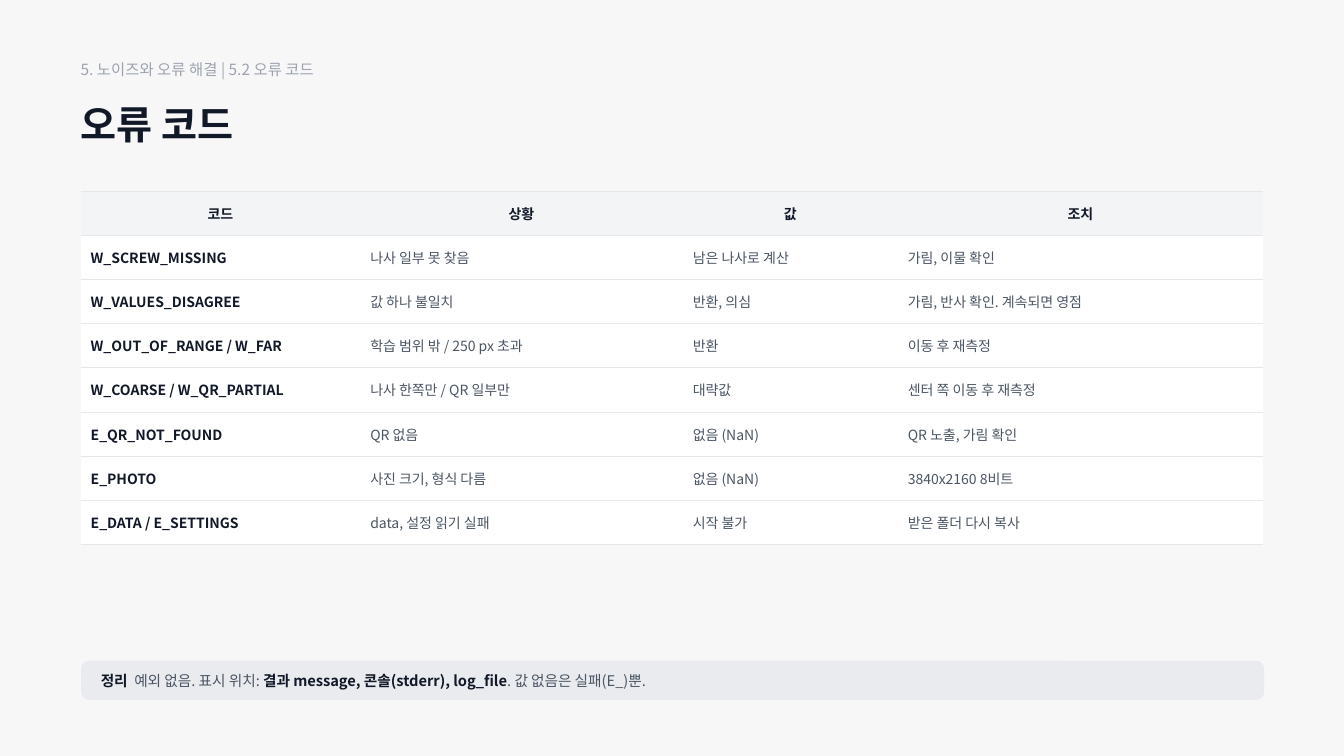
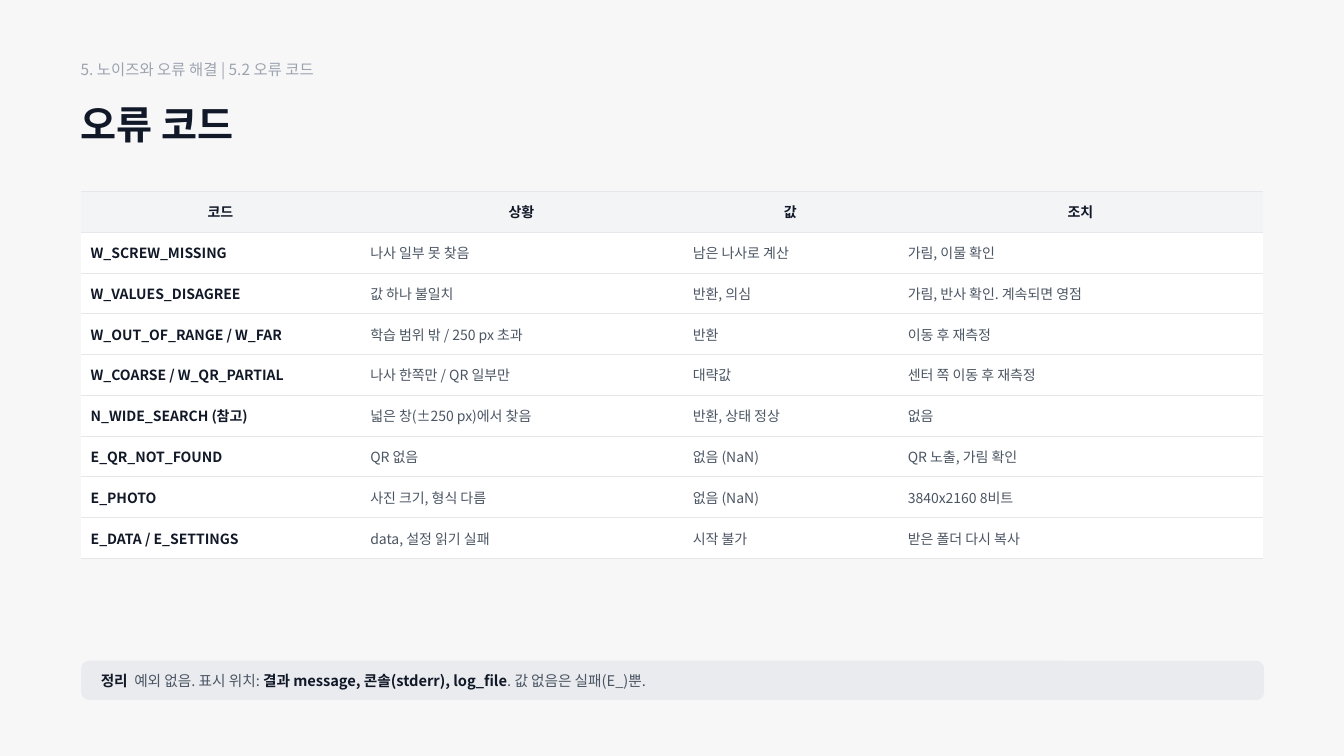
Before and after one commit to JEONEMB/SEMES, a slide deck: slide 21 of docs/SEMES_정렬측정_발표_v2.pptx. Drawn at 1344x756 pixels with LibreOffice and Linux fonts; fonts in the diff are those of the drawing. Boxes give left, top, right and bottom in pixels: in the first picture for what was removed or moved away, otherwise in the second. Text is boxed around its words. In the diff, an @@ line names an element or a change of style, - is before the commit and + after.

```diff
--- a/docs/SEMES_정렬측정_발표_v2.pptx
+++ b/docs/SEMES_정렬측정_발표_v2.pptx
@@ table at box(81, 192, 1263, 559) @@
+row 6: N_WIDE_SEARCH (참고) | 넓은 창(±250 px)에서 찾음 | 반환, 상태 정상 | 없음
```
